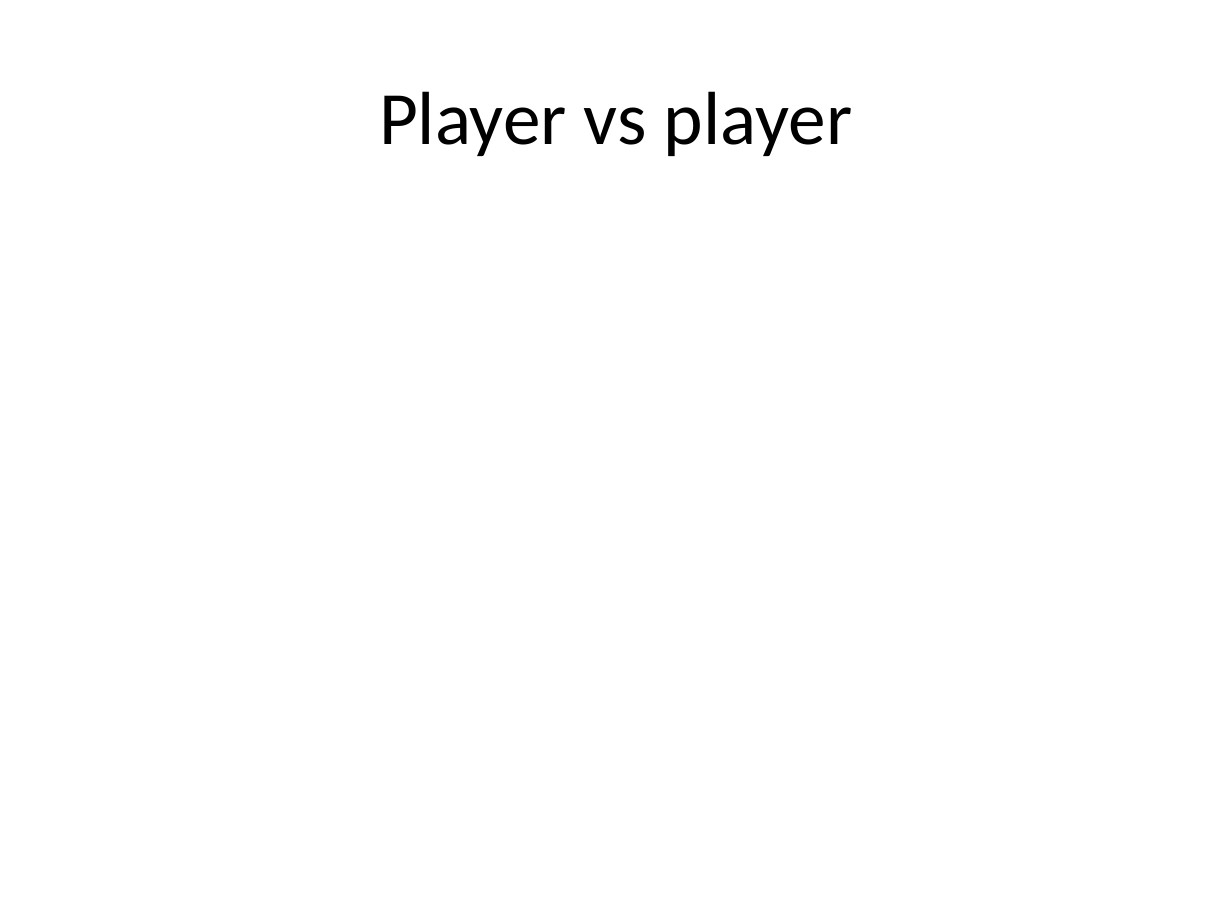
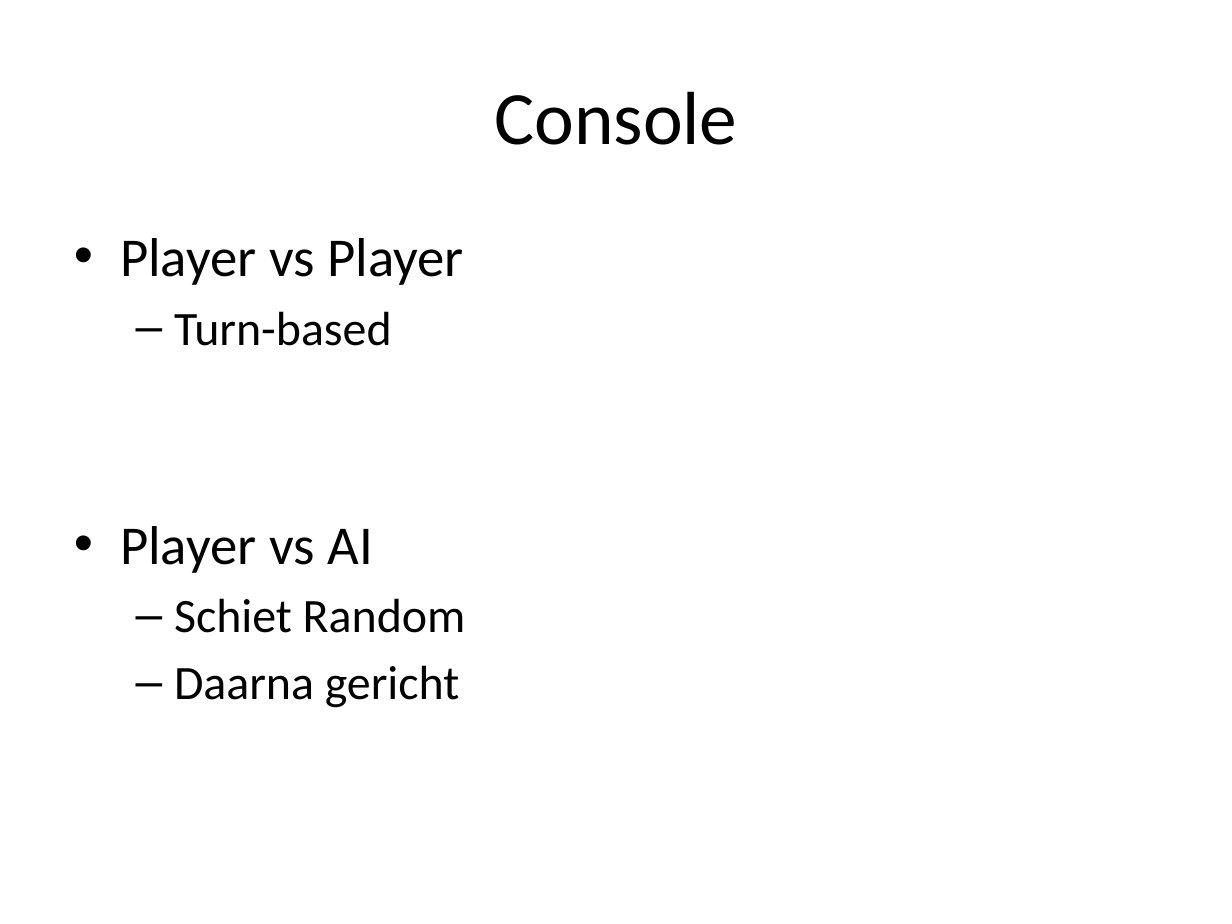
Before and after one commit to kevinrijs/ZeeSlagOnline, a slide deck: slide 4 of ZeeslagPresentatie.pptx. Drawn at 1232x924 pixels with LibreOffice and Linux fonts; fonts in the diff are those of the drawing. Boxes give left, top, right and bottom in pixels: in the first picture for what was removed or moved away, otherwise in the second. Text is boxed around its words. In the diff, an @@ line names an element or a change of style, - is before the commit and + after.

```diff
--- a/ZeeslagPresentatie.pptx
+++ b/ZeeslagPresentatie.pptx
@@ title at <box>494,91,737,145</box>: text changed @@
-Player vs player
+Console
@@ text added at <box>120,238,466,708</box>, 28 pt, text #000000 @@
+• Player vs Player
+  – Turn-based
+• Player vs AI
+  – Schiet Random
+  – Daarna gericht
```
Also in this commit, not shown: 3 other slides changed, 7 slides added, 5 slides removed.
